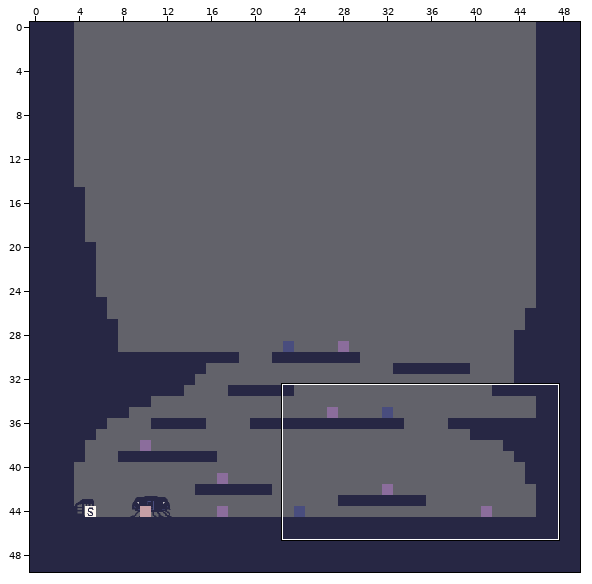
Tiled map: assets/maps/main.tmx. The picture above shows the old version from afar; the outline marks the close-up.
Close-up. Old version:
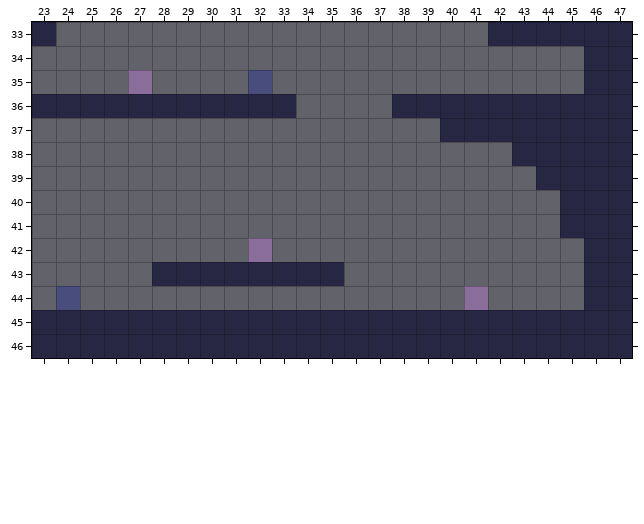
Cells are 16x16 px. Shown: x 23..47, y 33..46. The commit also changed other parts of the map, which this record leaves out.
The result:
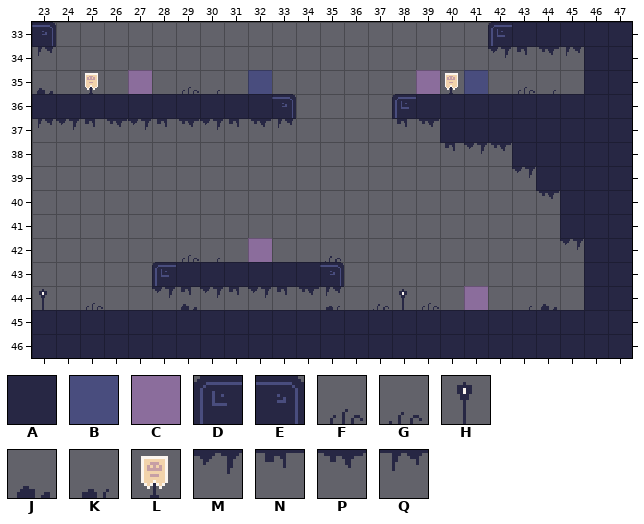
Key: from "main": A 0, B 1, C 2, D 33, E 35, F 53, G 55, H 56, J 57, K 58, L 59, M 85, N 86, P 87, Q 88.
_ is an empty cell, . an unchanged one.
Objects are placed by their top-left corner, in cells (3,4 is the top-left corner of cell 3,4); size is 1x1 cell unless given.
Tiles of an added or newly shown layer are drawn over the layers below it.
Diff:
--- layer "collisions"
@@ x 23..42 @@
-33 A..................A
+33 E..................D
@@ x 33..38 @@
-36 A....A
+36 E....D
@@ x 28..35 @@
-43 A......A
+43 D......E
--- layer "fg" (added)
@@ x 23..43 @@
-35 _._..._.........._.._
+35 J.L...F..........L..F
@@ x 29..35 @@
-42 _....._
+42 F.....G
@@ x 23..44 @@
-44 _._..._....._.___...._
+44 H.F...J.....K.GHF....J
--- layer "objects"
@@ x 23..45 @@
-34 _..................____
+34 Q..................MNPQ
@@ x 23..44 @@
-37 ___________....__.....
-38 .................___..
-39 ...................._.
-40 ....................._
+37 QMNPMNPMNPQ....NP.....
+38 .................NMP..
+39 ....................M.
+40 .....................P
@@ x 45..45 @@
-42 _
+42 M
@@ x 28..35 @@
-44 ________
+44 MNMNMNPQ
--- layer "spawners"
-B "mob" at 24,44
+B "mob" at 41,35
+C "cat" at 39,35
